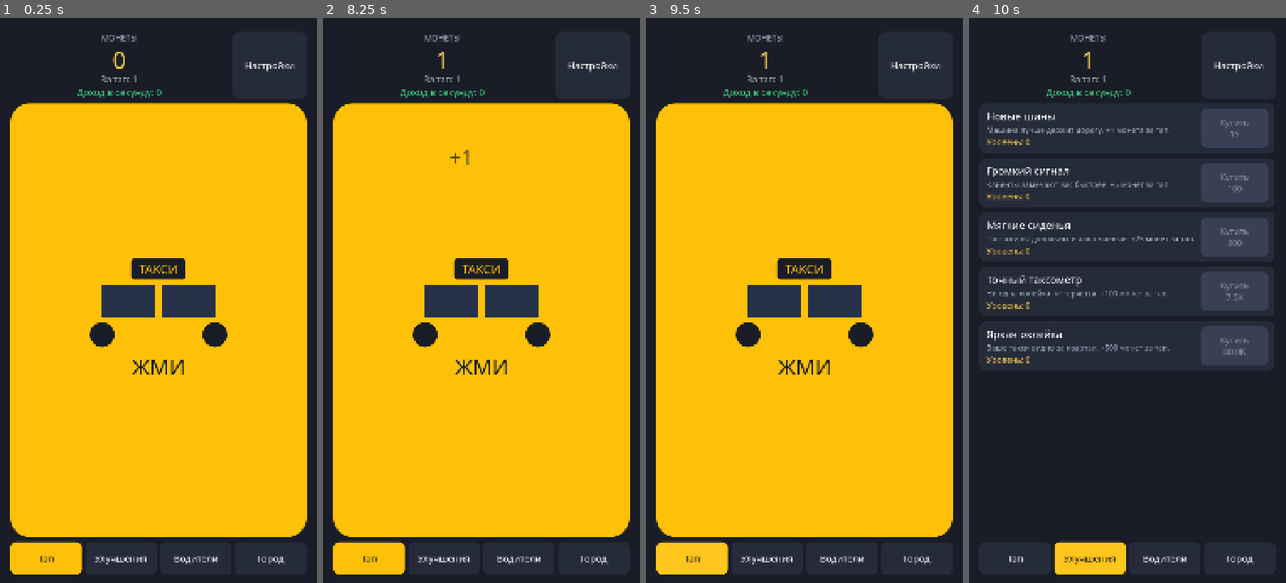
Above: before the commit, frames 1-4 (left to right).
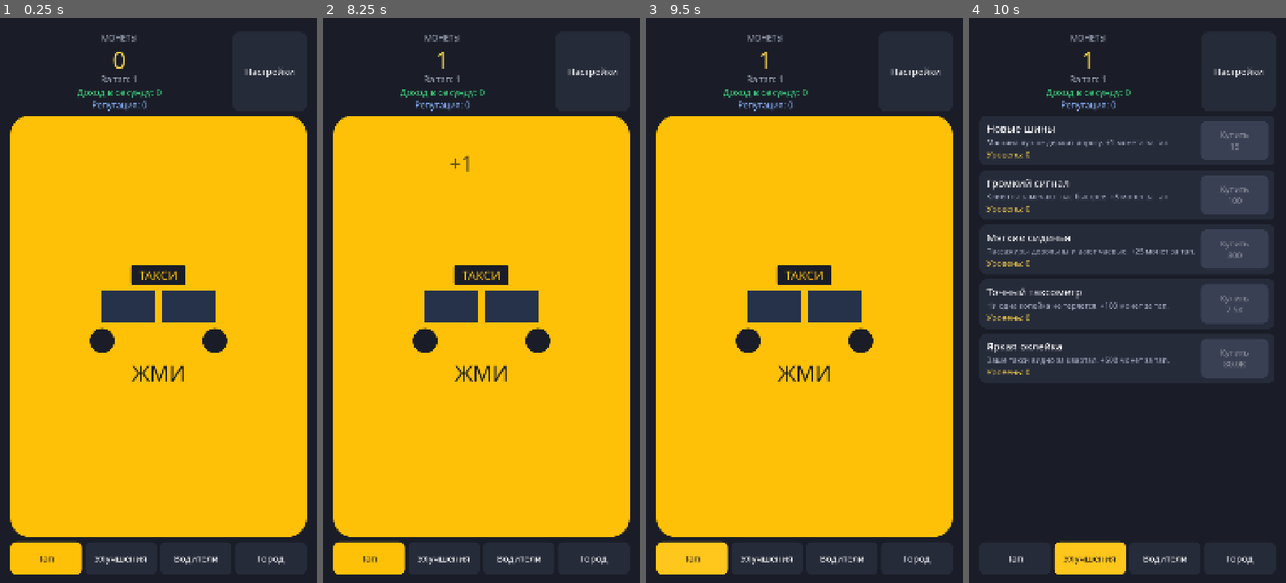
Above: after the commit, the same moments.

Repository: bogdan22807/play1
Game: Godot game, scene res://scenes/main.tscn
The game is run twice, just before and just after one commit, with the same random seed, the same clock (stepped at 60 frames per second) and the same inputs.
Inputs (mouse positions are in pixels of both pictures, inside the frame that each line leads up to; where the layout moved, square brackets give the same spot in the first picture):
- Up to frame 1 (0.25 s): no input
- Up to frame 2 (8.25 s): click (481, 328) [481, 317] at 0.5 s; click "Настройки" at 1.25 s; click "Тап" at 2 s; click "Улучшения" at 2.75 s; click "Водители" at 3.5 s; click "Город" at 4.25 s; click "Сбросить прогресс" at 5 s; click "Сбросить" at 5.75 s; click "Настройки" at 6.5 s; click "Закрыть" at 7.25 s; click (481, 328) [481, 317] at 8 s
- Up to frame 3 (9.5 s): click "Тап" at 8.75 s
- Up to frame 4 (10 s): click "Улучшения" at 9.5 s

The runs differ from the first frame. In frame 1, 4.4% of the frame differs, in the area x 3-97%, y 7-65%; in frame 2, 4.4%; in frame 3, 4.4%; in frame 4, 10%, in the area x 5-95%, y 7-64%.

Commit message:
Добавить регионы мира и репутацию.
Регион закрыт, пока не хватает репутации или монет, и пишет, чего именно не хватает. Репутация растёт от тапов и найма.

Co-authored-by: bogdan22807 <bogdan22807@users.noreply.github.com>

Diff:
--- a/autoload/game_state.gd
+++ b/autoload/game_state.gd
@@ -16,12 +16,19 @@
 signal offline_reward_ready
 ## Открыли район.
 signal districts_changed
+## Изменилась репутация.
+signal reputation_changed(reputation: int)
+## Открыли регион мира.
+signal regions_changed
 
 ## Сколько монет даёт тап без улучшений.
 const BASE_TAP_POWER: float = 1.0
 const UPGRADES_PATH := "res://data/upgrades.json"
 const DRIVERS_PATH := "res://data/drivers.json"
 const CITIES_PATH := "res://data/cities.json"
+const REGIONS_PATH := "res://data/regions.json"
+## Сколько тапов нужно для +1 репутации.
+const TAPS_PER_REPUTATION := 20
 ## Если кадр завис дольше секунды, не начисляем доход за всю паузу.
 const MAX_INCOME_STEP := 1.0
 const SAVE_PATH := "user://save.json"
@@ -43,6 +50,13 @@
 var _city_defs: Array = []
 ## id района -> 1, если район уже открыт.
 var _opened_districts: Dictionary = {}
+var _region_defs: Array = []
+## id региона -> 1, если регион уже открыт.
+var _opened_regions: Dictionary = {}
+## Репутация компании. Нужна, чтобы выходить в новые регионы.
+var reputation: int = 0
+## Сколько тапов уже накоплено до следующей единицы репутации.
+var _taps_toward_reputation: int = 0
 var _income_per_second: float = 0.0
 ## Время последнего сохранения. От него считаем, сколько игра не работала.
 var _last_exit_unix: int = 0
@@ -59,6 +73,7 @@
 	_upgrade_defs = _read_json_array(UPGRADES_PATH)
 	_driver_defs = _read_json_array(DRIVERS_PATH)
 	_city_defs = _read_json_array(CITIES_PATH)
+	_region_defs = _read_json_array(REGIONS_PATH)
 	load_game()
 	_recalc_income()
 	coins_changed.emit(coins)
@@ -66,6 +81,8 @@
 	upgrades_changed.emit()
 	drivers_changed.emit()
 	districts_changed.emit()
+	regions_changed.emit()
+	reputation_changed.emit(reputation)
 
 
 ## Пассивный доход капает каждый кадр. Рядом тикает автосохранение.
@@ -109,6 +126,7 @@
 func tap() -> float:
 	var gained: float = get_tap_power()
 	coins += gained
+	_run_tap_for_reputation()
 	coins_changed.emit(coins)
 	return gained
 
@@ -197,6 +215,7 @@
 		coins = 0.0
 	_driver_counts[driver_id] = get_driver_count(driver_id) + 1
 	_recalc_income()
+	_add_reputation(1)
 	coins_changed.emit(coins)
 	drivers_changed.emit()
 	save_game()
@@ -209,7 +228,7 @@
 
 ## Районы, регионы и франшиза умножают и тап, и пассивный доход.
 func get_income_multiplier() -> float:
-	return _district_multiplier()
+	return _district_multiplier() * _region_multiplier()
 
 
 func get_cities() -> Array:
@@ -263,6 +282,90 @@
 			if is_district_open(district_id):
 				bonus += float(info.get("income_bonus", 0))
 	return 1.0 + bonus
+
+
+func get_regions() -> Array:
+	return _region_defs
+
+
+func is_region_open(region_id: String) -> bool:
+	return int(_opened_regions.get(region_id, 0)) > 0
+
+
+func get_region_cost(region_id: String) -> float:
+	var info: Dictionary = _find_def(_region_defs, region_id)
+	return maxf(0.0, float(info.get("cost", 0)))
+
+
+func get_region_reputation(region_id: String) -> int:
+	var info: Dictionary = _find_def(_region_defs, region_id)
+	return maxi(0, int(info.get("reputation", 0)))
+
+
+## Пустая строка, если регион можно открыть. Иначе текст, чего не хватает.
+func get_region_block_reason(region_id: String) -> String:
+	if is_region_open(region_id):
+		return ""
+	var missing: PackedStringArray = PackedStringArray()
+	var need_reputation: int = get_region_reputation(region_id)
+	if reputation < need_reputation:
+		missing.append("Не хватает репутации: %d" % (need_reputation - reputation))
+	if coins + 0.001 < get_region_cost(region_id):
+		missing.append("Не хватает монет")
+	if missing.is_empty():
+		return ""
+	return "\n".join(missing)
+
+
+func can_open_region(region_id: String) -> bool:
+	if is_region_open(region_id) or _find_def(_region_defs, region_id).is_empty():
+		return false
+	if reputation < get_region_reputation(region_id):
+		return false
+	return coins + 0.001 >= get_region_cost(region_id)
+
+
+func open_region(region_id: String) -> bool:
+	if not can_open_region(region_id):
+		return false
+	coins -= get_region_cost(region_id)
+	if coins < 0.0:
+		coins = 0.0
+	_opened_regions[region_id] = 1
+	_recalc_income()
+	coins_changed.emit(coins)
+	tap_power_changed.emit(get_tap_power())
+	regions_changed.emit()
+	save_game()
+	return true
+
+
+func _region_multiplier() -> float:
+	var bonus: float = 0.0
+	for raw: Variant in _region_defs:
+		if typeof(raw) != TYPE_DICTIONARY:
+			continue
+		var info: Dictionary = raw
+		var region_id: String = str(info.get("id", ""))
+		if is_region_open(region_id):
+			bonus += float(info.get("income_bonus", 0))
+	return 1.0 + bonus
+
+
+func _add_reputation(amount: int) -> void:
+	if amount <= 0:
+		return
+	reputation += amount
+	reputation_changed.emit(reputation)
+
+
+func _run_tap_for_reputation() -> void:
+	_taps_toward_reputation += 1
+	if _taps_toward_reputation < TAPS_PER_REPUTATION:
+		return
+	_taps_toward_reputation = 0
+	_add_reputation(1)
+	save_game()
 
 
 func _find_district(district_id: String) -> Dictionary:
@@ -307,12 +410,17 @@
 	_offline_seconds = 0.0
 	_offline_capped = false
 	_opened_districts.clear()
+	_opened_regions.clear()
+	reputation = 0
+	_taps_toward_reputation = 0
 	_recalc_income()
 	coins_changed.emit(coins)
 	tap_power_changed.emit(get_tap_power())
 	upgrades_changed.emit()
 	drivers_changed.emit()
 	districts_changed.emit()
+	regions_changed.emit()
+	reputation_changed.emit(reputation)
 	save_game()
 
 
@@ -417,6 +525,9 @@
 		"pending_offline_coins": _offline_coins,
 		"pending_offline_seconds": _offline_seconds,
 		"districts": _opened_districts.duplicate(),
+		"regions": _opened_regions.duplicate(),
+		"reputation": reputation,
+		"reputation_taps": _taps_toward_reputation,
 	}
 	var file := FileAccess.open(SAVE_PATH, FileAccess.WRITE)
 	if file == null:
@@ -444,6 +555,9 @@
 	_upgrade_levels = _read_count_dict(data.get("upgrades", {}))
 	_driver_counts = _read_count_dict(data.get("drivers", {}))
 	_opened_districts = _read_count_dict(data.get("districts", {}))
+	_opened_regions = _read_count_dict(data.get("regions", {}))
+	reputation = maxi(0, int(data.get("reputation", 0)))
+	_taps_toward_reputation = maxi(0, int(data.get("reputation_taps", 0)))
 	_last_exit_unix = maxi(0, int(data.get("last_exit_unix", 0)))
 	var saved_offline: float = maxf(0.0, float(data.get("pending_offline_coins", 0)))
 	var saved_seconds: float = maxf(0.0, float(data.get("pending_offline_seconds", 0)))
--- /dev/null
+++ b/data/regions.json
@@ -0,0 +1,50 @@
+[
+  {
+    "id": "europe",
+    "name": "Европа",
+    "description": "Короткие границы и плотный поток туристов.",
+    "cost": 5000,
+    "reputation": 5,
+    "income_bonus": 0.2
+  },
+  {
+    "id": "asia",
+    "name": "Азия",
+    "description": "Ночные мегаполисы не спят.",
+    "cost": 20000,
+    "reputation": 15,
+    "income_bonus": 0.35
+  },
+  {
+    "id": "africa",
+    "name": "Африка",
+    "description": "Дальние маршруты между городами.",
+    "cost": 40000,
+    "reputation": 20,
+    "income_bonus": 0.4
+  },
+  {
+    "id": "south_america",
+    "name": "Южная Америка",
+    "description": "Жаркие вечера и полные машины.",
+    "cost": 60000,
+    "reputation": 25,
+    "income_bonus": 0.45
+  },
+  {
+    "id": "north_america",
+    "name": "Северная Америка",
+    "description": "Длинные шоссе и крупные чаевые.",
+    "cost": 80000,
+    "reputation": 30,
+    "income_bonus": 0.5
+  },
+  {
+    "id": "oceania",
+    "name": "Океания",
+    "description": "Редкие заказы, зато очень дорогие.",
+    "cost": 150000,
+    "reputation": 45,
+    "income_bonus": 0.7
+  }
+]
--- a/scripts/main.gd
+++ b/scripts/main.gd
@@ -25,6 +25,7 @@
 var _coins_label: Label
 var _tap_label: Label
 var _income_label: Label
+var _reputation_label: Label
 var _taxi_button: Button
 var _tap_page: Control
 var _upgrades_page: Control
@@ -45,6 +46,7 @@
 ## id водителя -> подписи и кнопка этой строки.
 var _driver_rows: Dictionary = {}
 var _district_rows: Dictionary = {}
+var _region_rows: Dictionary = {}
 var _offline_layer: Control
 var _offline_label: Label
 var _offline_time_label: Label
@@ -59,6 +61,8 @@
 	GameState.drivers_changed.connect(_on_drivers_changed)
 	GameState.income_changed.connect(_on_income_changed)
 	GameState.districts_changed.connect(_on_districts_changed)
+	GameState.regions_changed.connect(_on_regions_changed)
+	GameState.reputation_changed.connect(_on_reputation_changed)
 	GameState.offline_reward_ready.connect(_show_offline_popup)
 	# Сигнал из автозагрузки мог прийти раньше, чем экран подписался. Берём числа ещё раз.
 	_on_coins_changed(GameState.coins)
@@ -67,6 +71,8 @@
 	_refresh_upgrades()
 	_refresh_drivers()
 	_refresh_districts()
+	_refresh_regions()
+	_on_reputation_changed(GameState.reputation)
 	_show_offline_popup()
 
 
@@ -191,6 +197,12 @@
 	_income_label.add_theme_color_override("font_color", COLOR_INCOME)
 	text_box.add_child(_income_label)
 
+	_reputation_label = Label.new()
+	_reputation_label.horizontal_alignment = HORIZONTAL_ALIGNMENT_CENTER
+	_reputation_label.add_theme_font_size_override("font_size", 30)
+	_reputation_label.add_theme_color_override("font_color", Color("8eb6ff"))
+	text_box.add_child(_reputation_label)
+
 	var settings_button := Button.new()
 	settings_button.text = "Настройки"
 	settings_button.custom_minimum_size = Vector2(250, 120)
@@ -395,6 +407,7 @@
 			if district_id == "":
 				continue
 			_city_list.add_child(_make_district_row(district_id, info))
+	_build_region_rows()
 
 
 func _make_district_row(district_id: String, info: Dictionary) -> PanelContainer:
@@ -442,8 +455,95 @@
 	return panel
 
 
+func _build_region_rows() -> void:
+	var title := Label.new()
+	title.text = "МИР"
+	title.horizontal_alignment = HORIZONTAL_ALIGNMENT_CENTER
+	title.add_theme_font_size_override("font_size", 42)
+	_city_list.add_child(title)
+
+	var hint := Label.new()
+	hint.text = "Репутация растёт от заказов: +1 за каждые 20 тапов и за каждого нанятого водителя."
+	hint.autowrap_mode = TextServer.AUTOWRAP_WORD_SMART
+	hint.horizontal_alignment = HORIZONTAL_ALIGNMENT_CENTER
+	hint.add_theme_font_size_override("font_size", 26)
+	hint.add_theme_color_override("font_color", COLOR_MUTED)
+	_city_list.add_child(hint)
+
+	for raw: Variant in GameState.get_regions():
+		if typeof(raw) != TYPE_DICTIONARY:
+			continue
+		var info: Dictionary = raw
+		var region_id: String = str(info.get("id", ""))
+		if region_id == "":
+			continue
+		_city_list.add_child(_make_region_row(region_id, info))
+
+
+func _make_region_row(region_id: String, info: Dictionary) -> PanelContainer:
+	var panel := PanelContainer.new()
+	panel.size_flags_horizontal = Control.SIZE_EXPAND_FILL
+	panel.add_theme_stylebox_override("panel", _panel_style())
+
+	var row := HBoxContainer.new()
+	row.add_theme_constant_override("separation", 16)
+	row.alignment = BoxContainer.ALIGNMENT_CENTER
+	panel.add_child(row)
+
+	var text_box := VBoxContainer.new()
+	text_box.size_flags_horizontal = Control.SIZE_EXPAND_FILL
+	text_box.add_theme_constant_override("separation", 4)
+	row.add_child(text_box)
+
+	var title := Label.new()
+	title.text = str(info.get("name", region_id))
+	title.add_theme_font_size_override("font_size", 36)
+	text_box.add_child(title)
+
+	var description := Label.new()
+	description.text = str(info.get("description", ""))
+	description.autowrap_mode = TextServer.AUTOWRAP_WORD_SMART
+	description.add_theme_font_size_override("font_size", 26)
+	description.add_theme_color_override("font_color", COLOR_MUTED)
+	text_box.add_child(description)
+
+	var bonus: float = float(info.get("income_bonus", 0))
+	var bonus_label := Label.new()
+	bonus_label.text = "Доход +%s%%, нужно репутации: %d" % [
+		GameState.format_number(bonus * 100.0),
+		int(info.get("reputation", 0)),
+	]
+	bonus_label.autowrap_mode = TextServer.AUTOWRAP_WORD_SMART
+	bonus_label.add_theme_font_size_override("font_size", 26)
+	bonus_label.add_theme_color_override("font_color", COLOR_INCOME)
+	text_box.add_child(bonus_label)
+
+	var reason_label := Label.new()
+	reason_label.autowrap_mode = TextServer.AUTOWRAP_WORD_SMART
+	reason_label.add_theme_font_size_override("font_size", 26)
+	reason_label.add_theme_color_override("font_color", COLOR_DANGER)
+	text_box.add_child(reason_label)
+
+	var open_button := Button.new()
+	open_button.custom_minimum_size = Vector2(230, 130)
+	open_button.focus_mode = Control.FOCUS_NONE
+	_style_buy_button(open_button)
+	open_button.pressed.connect(_on_open_region.bind(region_id))
+	row.add_child(open_button)
+
+	_region_rows[region_id] = {
+		"button": open_button,
+		"reason": reason_label,
+	}
+	return panel
+
+
 func _on_open_district(district_id: String) -> void:
 	GameState.open_district(district_id)
+
+
+func _on_open_region(region_id: String) -> void:
+	GameState.open_region(region_id)
 
 
 func _refresh_districts() -> void:
@@ -459,6 +559,23 @@
 			var cost: float = GameState.get_district_cost(id)
 			open_button.text = "Открыть\n%s" % GameState.format_number(cost)
 			open_button.disabled = not GameState.can_open_district(id)
+
+
+func _refresh_regions() -> void:
+	for region_id: Variant in _region_rows.keys():
+		var row: Dictionary = _region_rows[region_id]
+		var open_button: Button = row["button"]
+		var reason_label: Label = row["reason"]
+		var id := str(region_id)
+		if GameState.is_region_open(id):
+			open_button.text = "Открыт"
+			open_button.disabled = true
+			reason_label.text = ""
+		else:
+			var cost: float = GameState.get_region_cost(id)
+			open_button.text = "Открыть\n%s" % GameState.format_number(cost)
+			open_button.disabled = not GameState.can_open_region(id)
+			reason_label.text = GameState.get_region_block_reason(id)
 
 
 func _build_upgrade_rows() -> void:
@@ -900,6 +1017,7 @@
 	_refresh_upgrades()
 	_refresh_drivers()
 	_refresh_districts()
+	_refresh_regions()
 
 
 func _on_tap_power_changed(value: float) -> void:
@@ -920,8 +1038,17 @@
 
 func _on_districts_changed() -> void:
 	_refresh_districts()
-	if _multiplier_label != null:
-		_multiplier_label.text = "Множитель дохода: x%s" % GameState.format_number(GameState.get_income_multiplier())
+
+
+func _on_regions_changed() -> void:
+	_refresh_regions()
+	_refresh_districts()
+
+
+func _on_reputation_changed(value: int) -> void:
+	if _reputation_label != null:
+		_reputation_label.text = "Репутация: %d" % value
+	_refresh_regions()
 
 
 func _refresh_upgrades() -> void:
